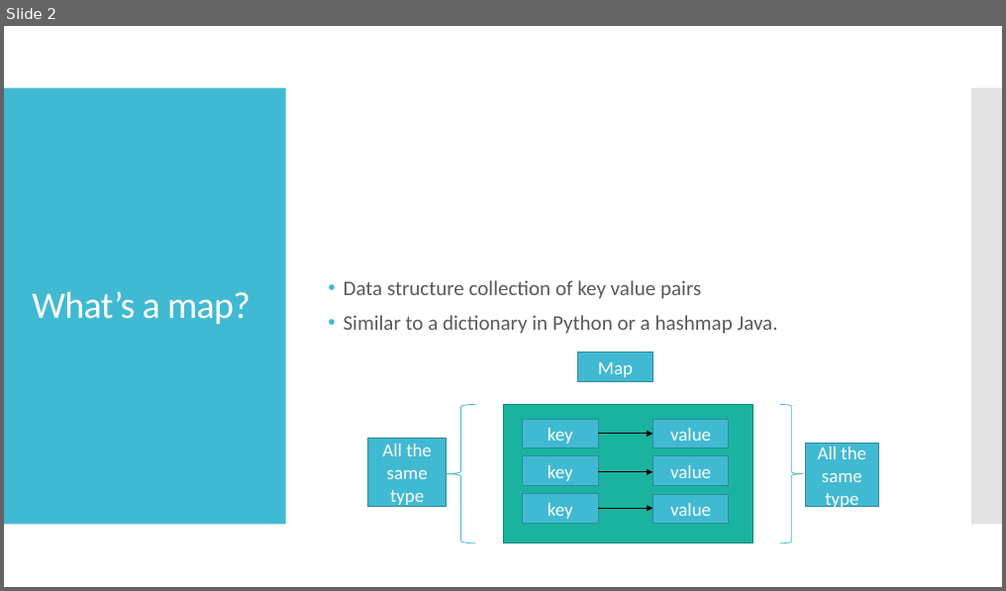
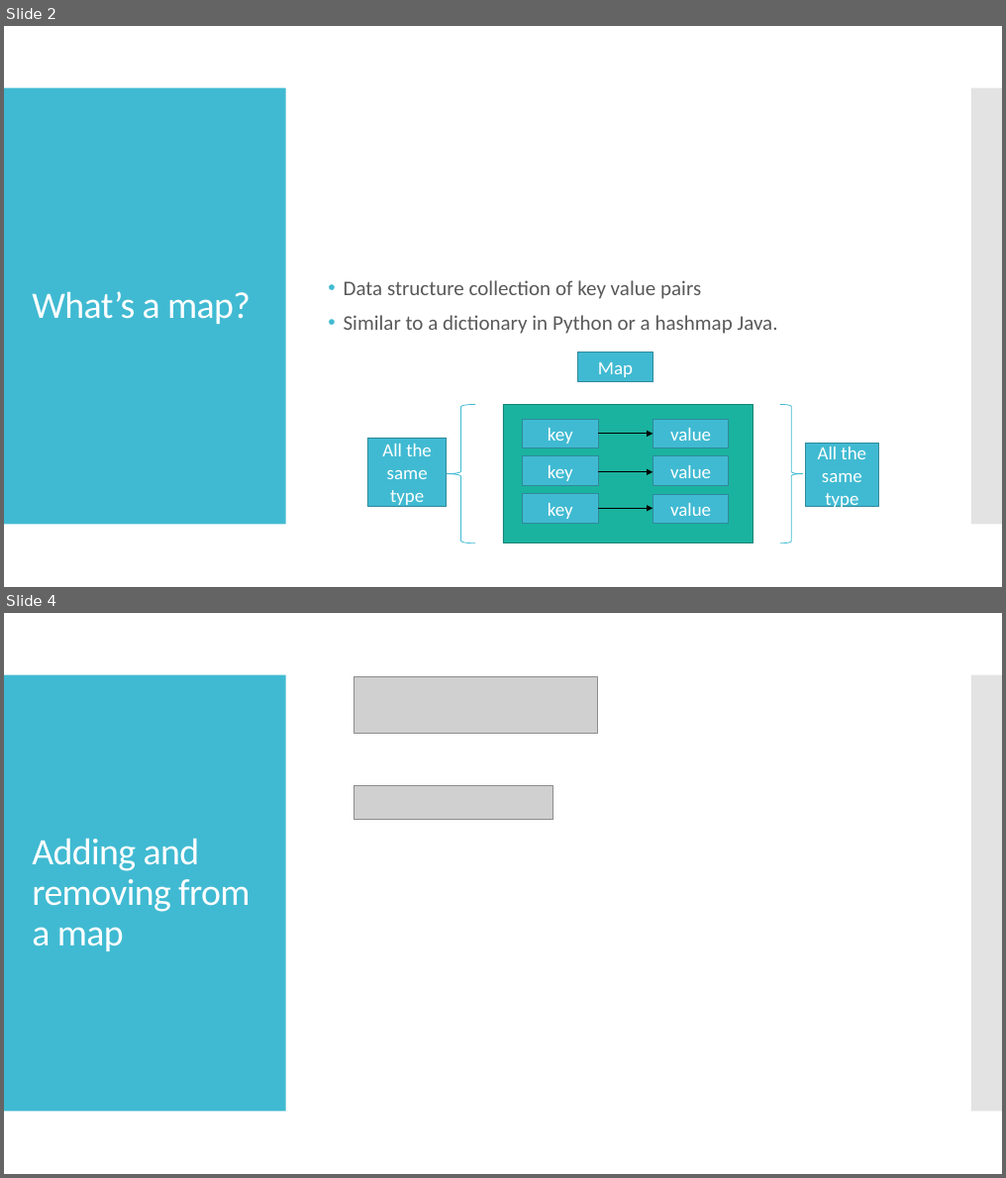
Before and after one commit to kevinlin47/Learn_Go, a slide deck: maps/Map.pptx. Shown one above the other, each under a label of ours: slide 2 before the commit, slides 2 and 4 after it; the slides between them are not shown. The pictures are 1006x591 and 1006x1178 pixels, drawn with LibreOffice and Linux fonts; fonts in the diff are those of the drawing; grey boxes stand for pictures. Boxes give left, top, right and bottom in pixels: in the first picture for what was removed or moved away, otherwise in the second. Text is boxed around its words. In the diff, an @@ line names an element or a change of style, - is before the commit and + after.

```diff
--- a/maps/Map.pptx
+++ b/maps/Map.pptx
@@ slide 4 added at <box>4,613,1002,1174</box>, background #FFFFFF; not listed: 2 template elements that a slide beside it also shows @@
@@ picture added at <box>354,676,598,733</box> @@
@@ picture added at <box>354,786,553,820</box> @@
@@ title added at <box>32,838,250,952</box>, 36 pt, text #FFFFFF @@
+Adding and removing from a map
```
Also in this commit, not shown: 1 slide changed, 1 other slide added, 1 other file.
